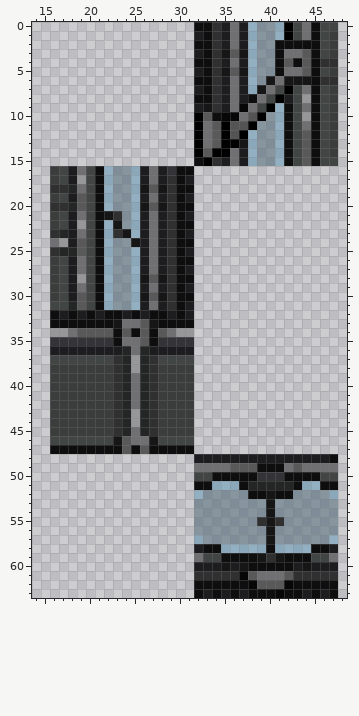
Two versions of one pixel-art sprite, Resources/Textures/Structures/Windows/window.rsi/window6.png. The picture above was drawn from the file before the commit.
The file is 64x64 pixels. Colours within 5 levels of each other are drawn and written as one. Shown: x 14..48, y 0..63.
After the commit:
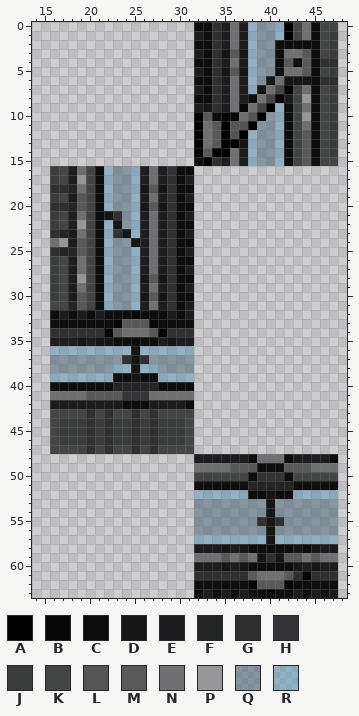
Palette (. is transparent): A #000000  B #070707  C #0e0e0f  D #161616  E #1d1d1f  F #232625  G #303030  H #343438  J #3a3d3b  K #414543  L #545454  M #59595a  N #707072  P #979799  Q #3f5d6d80  R #5893b580
Changes in this commit:
@@ x 14..48 @@
 31 ..KKFMKCRQQRENEGCE.................
-32 ..CECECECCECECCECE.................
-33 ..CCCCCCCDNNMDCCCC.................
-34 ..PPNMMMMCMCMCMNPP.................
-35 ..HHHHHHHCNNMCHHHH.................
-36 ..EEEEEEEEFNFEEEEE.................
-37 ..KKKKKKKGFPFGKKKK.................
-38 ..JJJJJJJGFPFGJJJJ.................
-39 ..JJJJJJJGFNFGJJJJ.................
-40 ..JJJJJJJGFNFGJJJJ.................
-41 ..JJJJJJJGFNFGJJJJ.................
-42 ..JJJJJJJGFNFGJJJJ.................
-43 ..JJJJJJJGFPFGJJJJ.................
-44 ..JJJJJJJGFPFGJJJJ.................
-45 ..JJJJJJJGFNFGJJJJ.................
-46 ..KKKKKKKDMNNDKKKK.................
-47 ..CCCCCCCCMCMCCCCC.................
-48 ..................EEEEEEEEEEEEEEEC.
-49 ..................NNNNMMMCCCNMNNNN.
-50 ..................KKCCCCCHHHCCCCKK.
-51 ..................CCRRRCFFFFFCRRCC.
-52 ..................RQQQQQCCDCCQQQQR.
+32 ..CECECECCCBCCCECE.................
+33 ..CCCCCCCBMMMBCCCC.................
+34 ..GGGGGGBMNNNMBGGG.................
+35 ..EEEDEDDCCCCCEDEE.................
+36 ..RRRRRRRRRDRRRRRR.................
+37 ..QQQQQQQQGDGQQQQQ.................
+38 ..QQQQQQQRRDRRQQQQ.................
+39 ..RRRRRRRCCDCCRRRR.................
+40 ..CCCCCCCFFFFFCCCC.................
+41 ..NNNNMMMMHHHNNNNN.................
+42 ..EEEEEEEECCCEEEEC.................
+43 ..KKKKGKGKKGKGKKKK.................
+44 ..KJJJGJGJJGJGJJJK.................
+45 ..KJJJGJGJJGJGJJJK.................
+46 ..KJJJGJGJJGJGJJJK.................
+47 ..KKKKGKGKKGKGKKKK.................
+48 ..................EEEEEECNNNCEEEEC.
+49 ..................NNNNMMMCCCMMMNNN.
+50 ..................KKKKKKCHHHCKKKKK.
+51 ..................CCCCCCFFFFFCCCCC.
+52 ..................RRRRRRCCDCCRRRRR.
 53 ..................QQQQQQQQDQQQQQQQ.
@@ x 31..48 @@
 56 .QQQQQQQQDQQQQQQQ.
-57 .RQQQQQQQDQQQQQQR.
-58 .ECCRRRRRCRRRRCCE.
-59 .NKKCCCCDGDCCCKKN.
-60 .EEEDEDCCCCCEDEEE.
-61 .GGGGGBMNNNMGGGGG.
+57 .RRRRRRRRDRRRRRRR.
+58 .EEEDEDCCCCCDCDEE.
+59 .NNNMNMNDGDMMNMNN.
+60 .EEEDEDCCCCCDEDEE.
+61 .GGGGGGMNNNMGBGGG.
 62 .CCCCCCBMMMBCCCCC.
-63 .CECECECCCBCCECEC.
+63 .CECECECCBCCECECE.
Where, in picture pixels (left, top, right, bottom), the same in both pictures:
changed: (50, 310, 329, 499)
changed: (203, 535, 338, 598)
